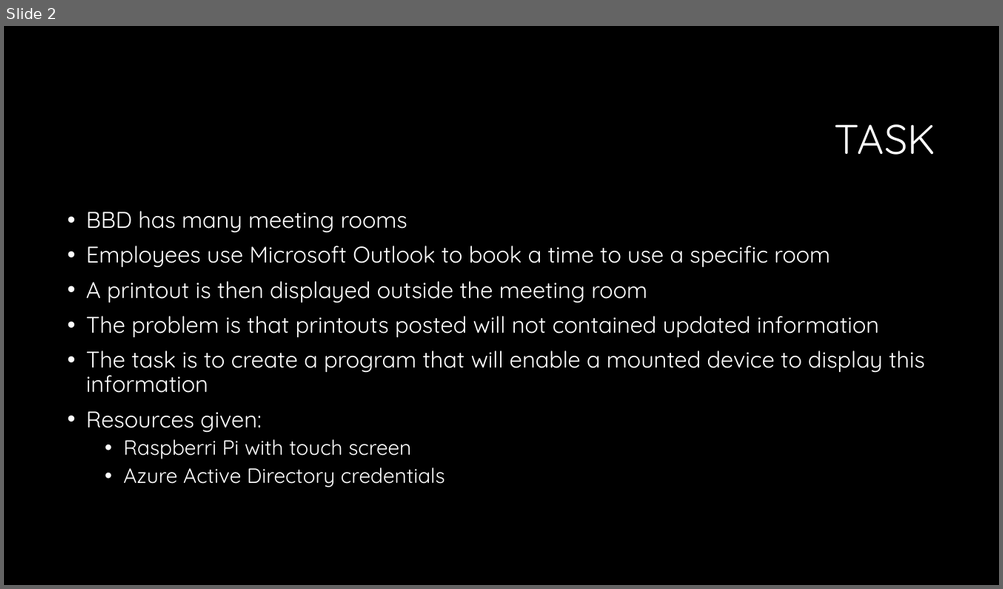
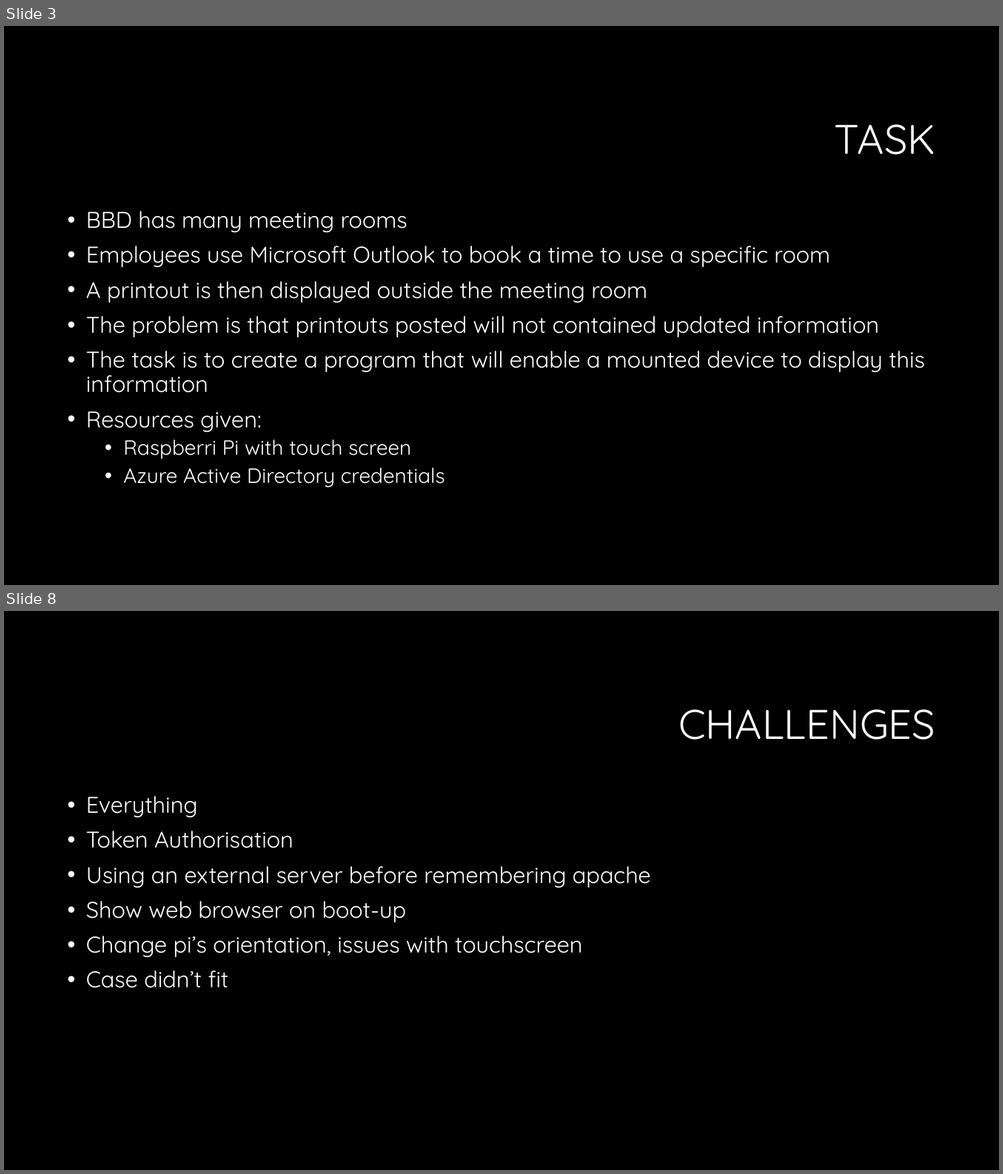
Before and after one commit to RobBas666/SlotMachineF, a slide deck: Presentation.pptx. Shown one above the other, each under a label of ours: slide 2 before the commit, slides 3 and 8 after it; the slides between them are not shown. The pictures are 1003x589 and 1003x1174 pixels, drawn with LibreOffice and Linux fonts; fonts in the diff are those of the drawing; background and template pictures are left out. Boxes give left, top, right and bottom in pixels: in the first picture for what was removed or moved away, otherwise in the second. Text is boxed around its words. In the diff, an @@ line names an element or a change of style, - is before the commit and + after.

```diff
--- a/Presentation.pptx
+++ b/Presentation.pptx
@@ slide 8 added at <box>4,611,999,1170</box>, background #000000 @@
@@ title added at <box>678,709,935,740</box>, 40 pt, text #FFFFFF @@
+CHALLENGES
@@ text added at <box>86,796,651,988</box>, 22 pt, text #FFFFFF @@
+• Everything
+• Token Authorisation
+• Using an external server before remembering apache
+• Show web browser on boot-up
+• Change pi’s orientation, issues with touchscreen
+• Case didn’t fit
@@ what was slide 2 is now slide 3 @@
```
Also in this commit, not shown: 1 slide changed, 7 other slides added, 1 slide removed.
